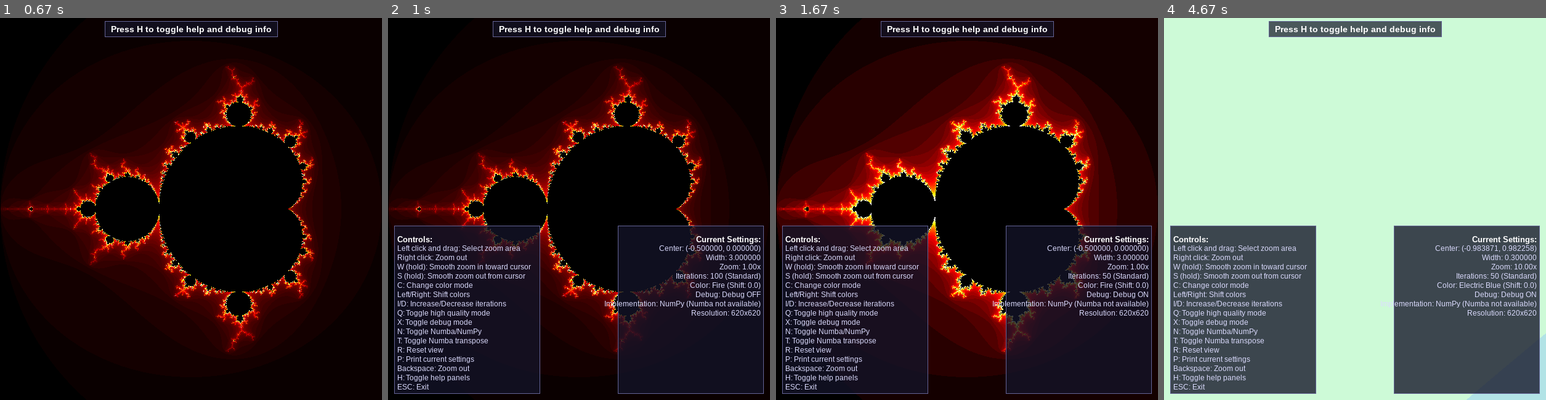
Above: before the commit, frames 1-4 (left to right).
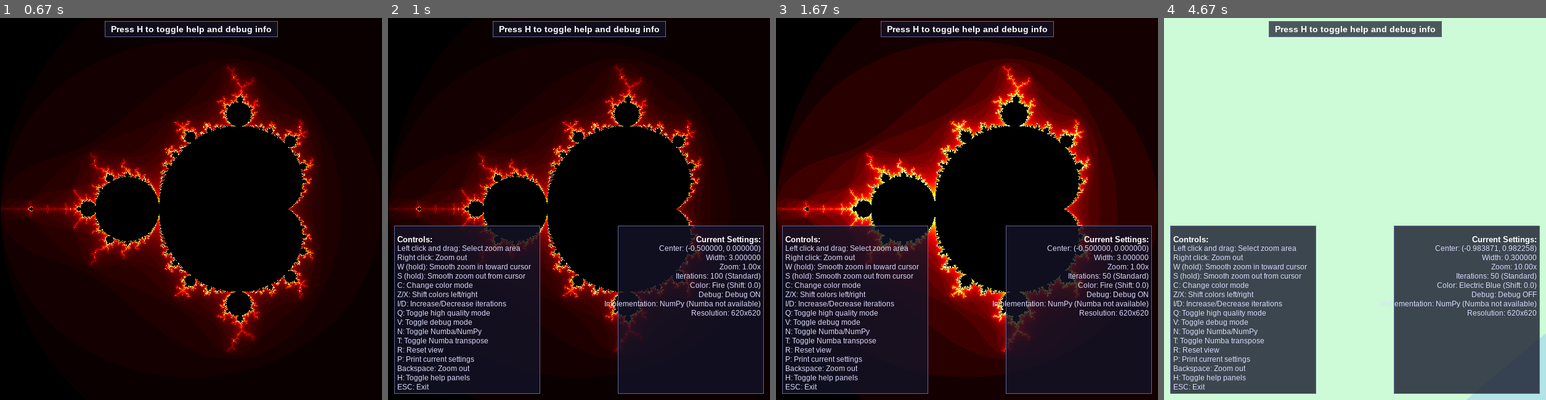
Above: after the commit, the same moments.

Repository: danadrianmirea/python-playground
Game: pygame game, started from mandelbrotViewer.py
Same seed, same stepped clock (60 frames per second), same inputs: the game is played once before the commit and once after it.
Inputs (mouse positions are in pixels of both pictures, inside the frame that each line leads up to):
- Up to frame 1 (0.67 s): tap V at 0.33 s
- Up to frame 2 (1 s): tap H at 0.67 s
- Up to frame 3 (1.67 s): hold Z 1.1-1.6 s; hold D 1.1-1.6 s; move the mouse to (1024, 75) at 1.13 s; tap X at 1.63 s
- Up to frame 4 (4.67 s): move the mouse to (1293, 82) at 2.43 s; click (1293, 82) at 2.82 s; tap C at 3.33 s; hold D from 4.33 s (still down); move the mouse to (1431, 178) at 4.37 s; tap V at 4.48 s

Frame 1 is identical in both runs. In frame 2, 0.4% of the frame differs, in the area x 2-98%, y 71-81%; in frame 3, 0.2%; in frame 4, 0.3%.

Commit message:
update keys

Diff:
--- a/mandelbrotViewer.py
+++ b/mandelbrotViewer.py
@@ -691,10 +691,10 @@
             "W (hold): Smooth zoom in toward cursor",
             "S (hold): Smooth zoom out from cursor",
             "C: Change color mode",
-            "Left/Right: Shift colors",
+            "Z/X: Shift colors left/right",
             "I/D: Increase/Decrease iterations",
             "Q: Toggle high quality mode",
-            "X: Toggle debug mode",
+            "V: Toggle debug mode",
             "N: Toggle Numba/NumPy",
             "T: Toggle Numba transpose",
             "R: Reset view",
@@ -1313,11 +1313,11 @@
                     # Change color mode
                     color_mode = (color_mode + 1) % 9
                     draw_mandelbrot()
-                elif event.key == pygame.K_LEFT:
+                elif event.key == pygame.K_z:
                     # Shift colors left
                     color_shift = (color_shift - 0.1) % 1.0
                     draw_mandelbrot()
-                elif event.key == pygame.K_RIGHT:
+                elif event.key == pygame.K_x:
                     # Shift colors right
                     color_shift = (color_shift + 0.1) % 1.0
                     draw_mandelbrot()
@@ -1348,7 +1348,7 @@
                 elif event.key == pygame.K_q:
                     # Toggle quality mode
                     toggle_quality_mode()
-                elif event.key == pygame.K_x:
+                elif event.key == pygame.K_v:
                     # Toggle debug mode
                     globals()['debug_coordinates'] = not debug_coordinates
                     draw_mandelbrot()
